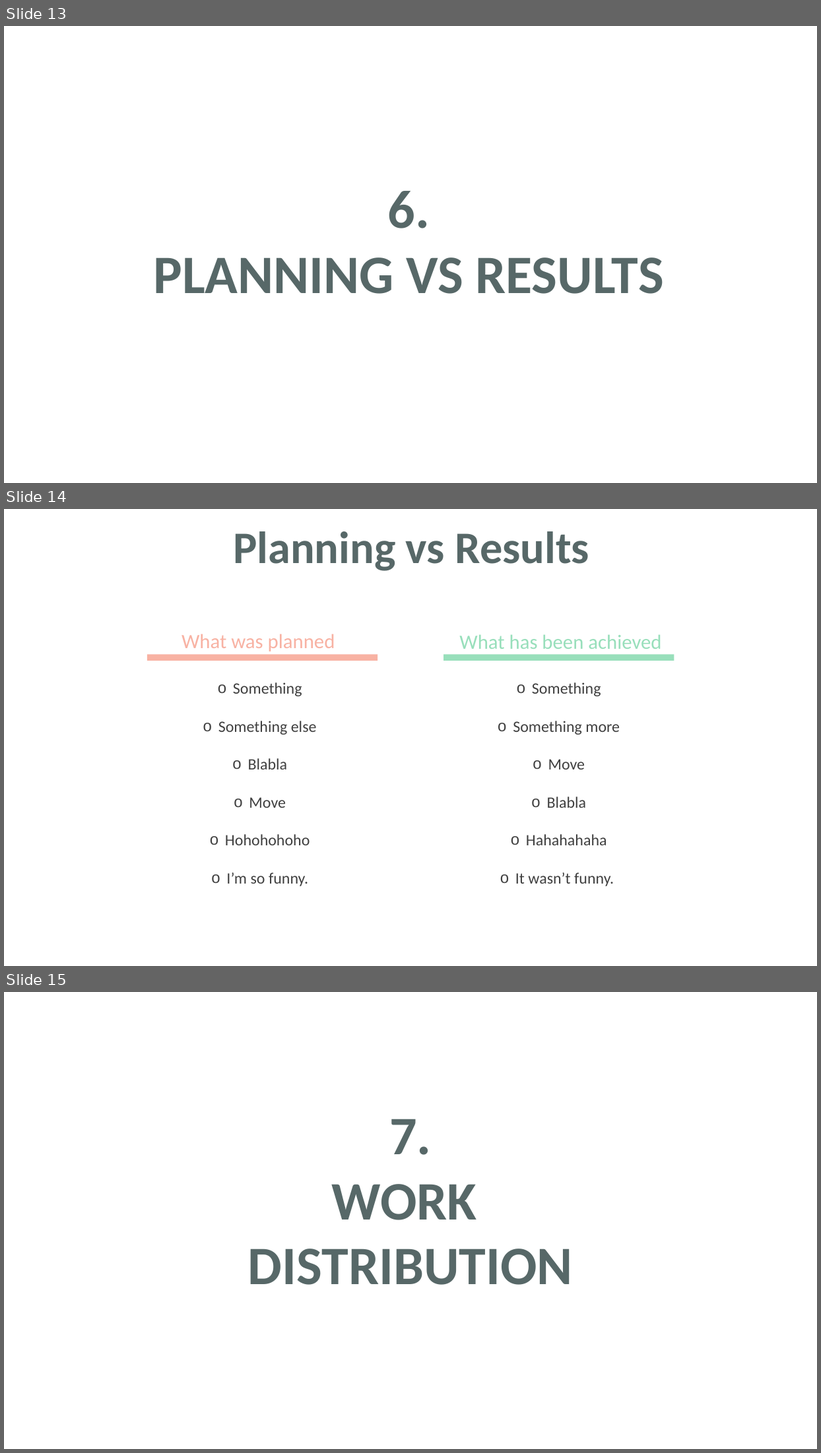
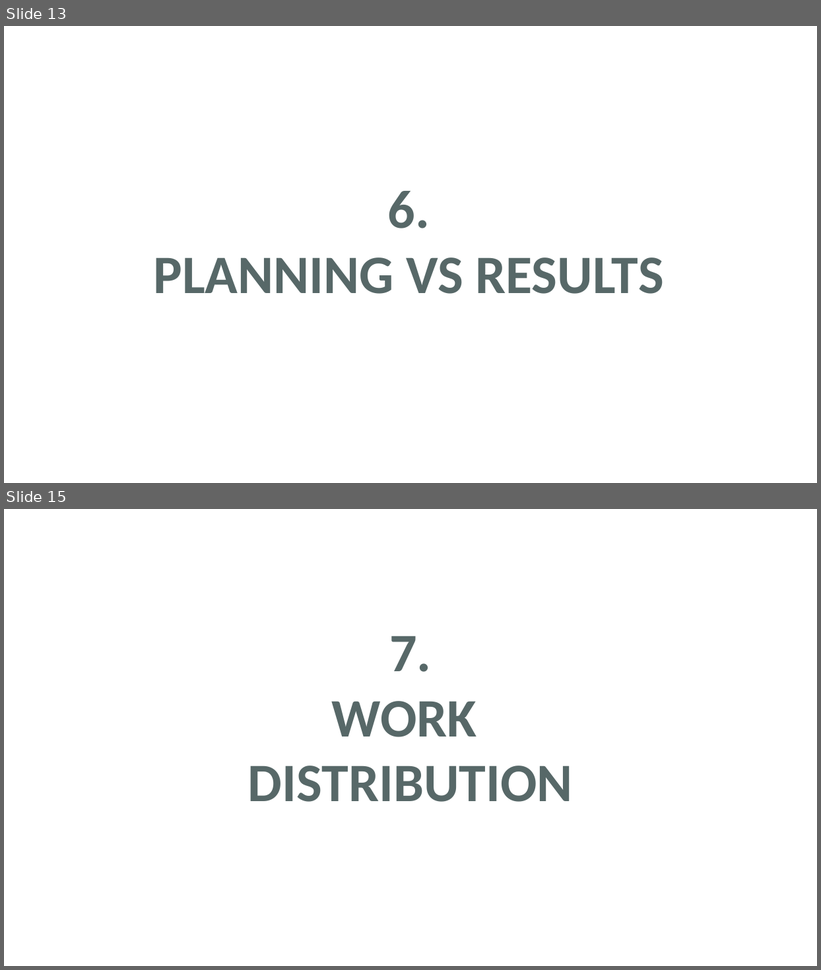
Before and after one commit to AmandineBenza/BlablaMove, a slide deck: src/main/resources/Presentations/BlablaMove_OralDefense.pptx. Shown one above the other, each under a label of ours: slides 13, 14 and 15 before the commit, slides 13 and 15 after it; the slides between them are not shown. The pictures are 821x1453 and 821x970 pixels, drawn with LibreOffice and Linux fonts; fonts in the diff are those of the drawing; background and template pictures are left out. Boxes give left, top, right and bottom in pixels: in the first picture for what was removed or moved away, otherwise in the second. Text is boxed around its words. In the diff, an @@ line names an element or a change of style, - is before the commit and + after.

```diff
--- a/src/main/resources/Presentations/BlablaMove_OralDefense.pptx
+++ b/src/main/resources/Presentations/BlablaMove_OralDefense.pptx
@@ slide 14 removed at (4,509,817,966), background picture (left out) @@
@@ text removed at (233,531,589,571) @@
-Planning vs Results
@@ text removed at (182,634,335,652) @@
-What was planned
@@ text removed at (459,634,661,649) @@
-What has been achieved
@@ rectangle removed at (147,655,377,661) @@
@@ rectangle removed at (444,655,674,661) @@
@@ text removed at (218,683,317,887) @@
-o Something
-o Something else
-o Blabla
-o Move
-o Hohohohoho
-o I’m so funny.
@@ text removed at (513,683,620,887) @@
-o Something
-o Something more
-o Move
-o Blabla
-o Hahahahaha
-o It wasn’t funny.
```
Also in this commit, not shown: 2 slides changed, 1 slide added, 1 other file.
